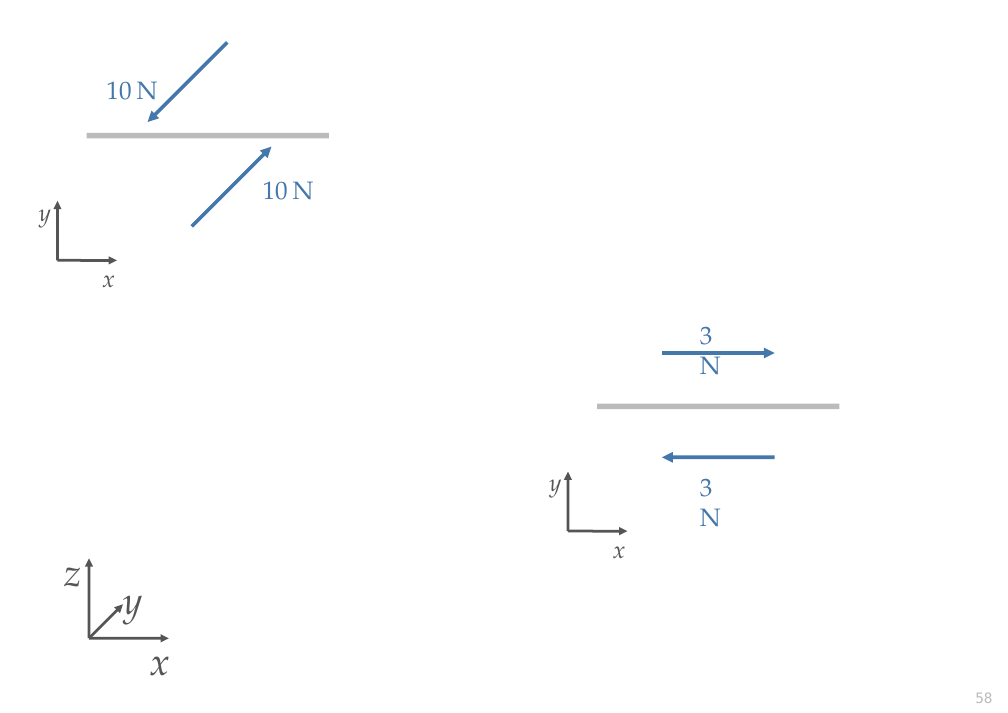
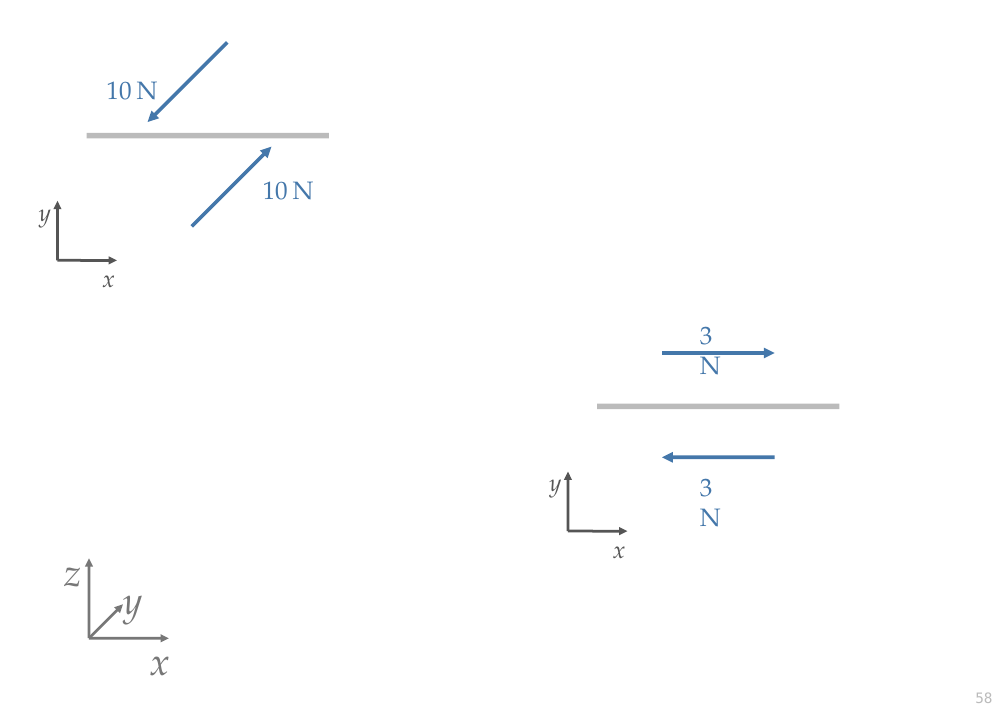
Before and after one commit to pglpm/7wonders, a slide deck: slide 58 of drawings.odp. Drawn at 1008x713 pixels with LibreOffice and Linux fonts; fonts in the diff are those of the drawing. Boxes give left, top, right and bottom in pixels: in the first picture for what was removed or moved away, otherwise in the second. Text is boxed around its words. In the diff, an @@ line names an element or a change of style, - is before the commit and + after.

```diff
--- a/drawings.odp
+++ b/drawings.odp
@@ arrow (89, 638) - (89, 559): stroke #555555 2.3 pt to #777777 2.3 pt @@
@@ text colour #555555 to #777777 in 3 elements at [65, 567, 82, 587], [150, 635, 169, 676], [124, 596, 143, 625] @@
@@ arrow (89, 638) - (123, 604): stroke #555555 2.3 pt to #777777 2.3 pt @@
@@ arrow (89, 638) - (169, 638): stroke #555555 2.3 pt to #777777 2.3 pt @@
```
Also in this commit, not shown: 2 other slides changed, 2 other files.
